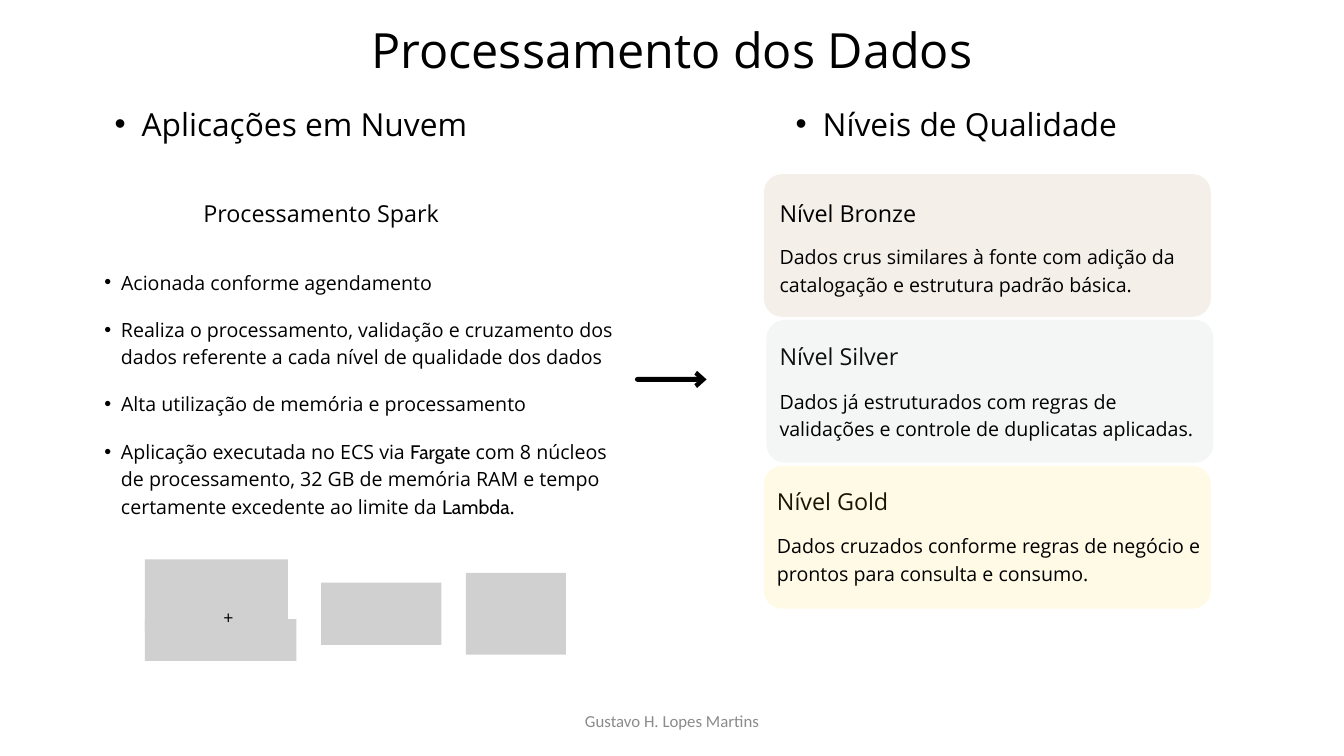
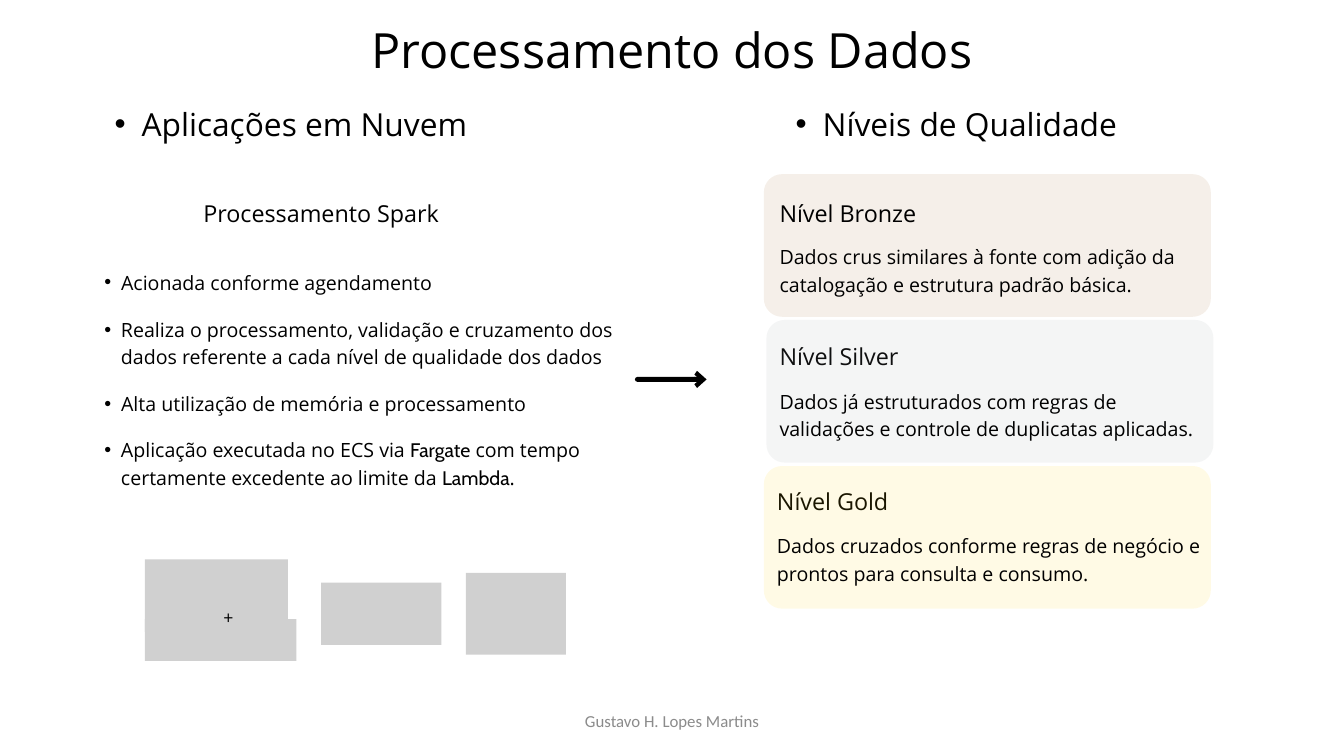
Before and after one commit to Gustavo-H-Martins/desafio_panvel-data_engineer, a slide deck: slide 8 of docs/Projeto_Data_Lake.pptx. Drawn at 1344x756 pixels with LibreOffice and Linux fonts; fonts in the diff are those of the drawing; grey boxes stand for pictures. Boxes give left, top, right and bottom in pixels: in the first picture for what was removed or moved away, otherwise in the second. Text is boxed around its words. In the diff, an @@ line names an element or a change of style, - is before the commit and + after.

```diff
--- a/docs/Projeto_Data_Lake.pptx
+++ b/docs/Projeto_Data_Lake.pptx
@@ text at bbox=[121, 442, 580, 486]: text changed @@
-  • Aplicação executada no ECS via Fargate com 8 núcleos de processamento, 32 GB de memória RAM e tempo certamente excedente ao limite da Lambda.
+  • Aplicação executada no ECS via Fargate com tempo certamente excedente ao limite da Lambda.
```
Also in this commit, not shown: 2 other slides changed.
